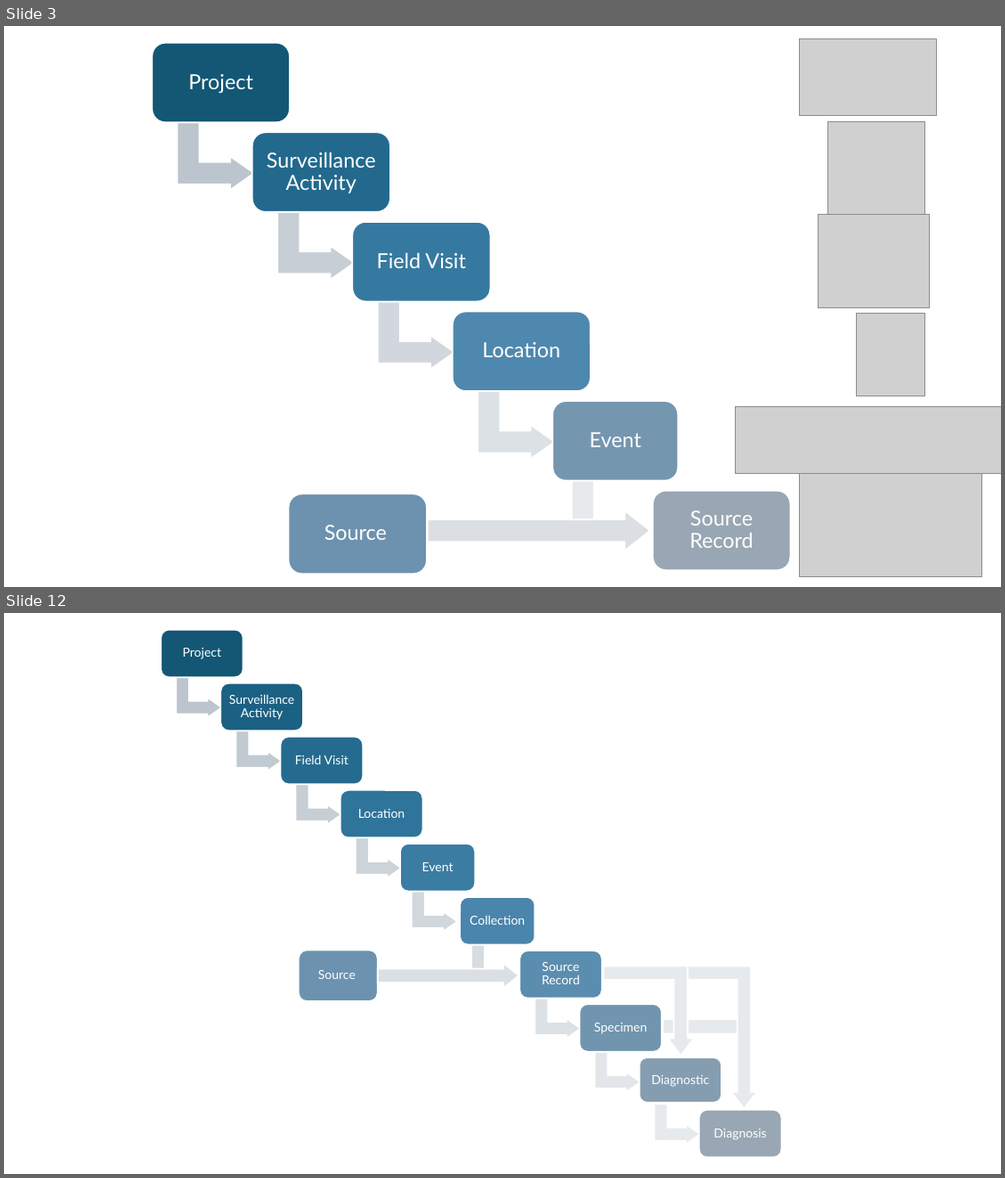
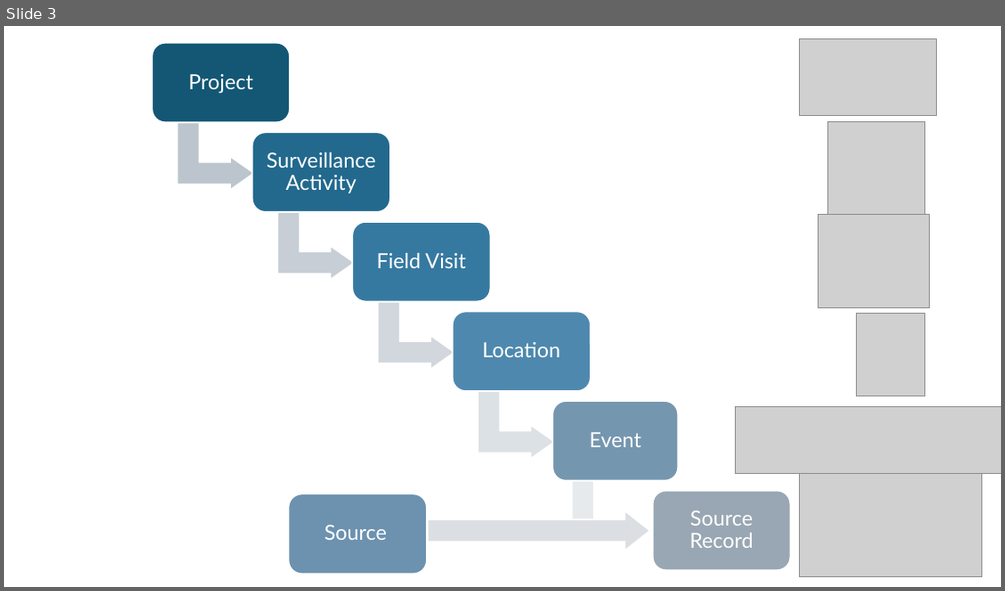
Before and after one commit to dmontecino/WH_Database, a slide deck: Pictures_and_diagrams/diagrams_for_data_model_manual.pptx. Shown one above the other, each under a label of ours: slides 3 and 12 before the commit, slide 3 after it; the slides between them are not shown. The pictures are 1005x1178 and 1005x591 pixels, drawn with LibreOffice and Linux fonts; fonts in the diff are those of the drawing; grey boxes stand for pictures. Boxes give left, top, right and bottom in pixels: in the first picture for what was removed or moved away, otherwise in the second. Text is boxed around its words. In the diff, an @@ line names an element or a change of style, - is before the commit and + after.

```diff
--- a/Pictures_and_diagrams/diagrams_for_data_model_manual.pptx
+++ b/Pictures_and_diagrams/diagrams_for_data_model_manual.pptx
@@ slide 12 removed at bbox=[4, 613, 1001, 1174], background #FFFFFF @@
@@ rounded rectangle removed at bbox=[299, 950, 378, 1002] @@
@@ text removed at bbox=[318, 970, 356, 979] @@
-Source
@@ right arrow removed at bbox=[378, 963, 519, 989] @@
@@ bent up arrow removed at bbox=[604, 966, 695, 1055] @@
@@ bent up arrow removed at bbox=[609, 966, 758, 1109] @@
@@ bent up arrow removed at bbox=[663, 1019, 757, 1109] @@
@@ group removed at bbox=[161, 629, 782, 1158]: 10 rounded rectangles, 10 texts, 9 bent up arrows @@
-Project
-Surveillance Activity
-Field Visit
-Location
-Event
-Collection
-Source Record
-Specimen
-Diagnostic
-Diagnosis
```
Also in this commit, not shown: 18 slides changed, 7 slides added, 31 other files.
